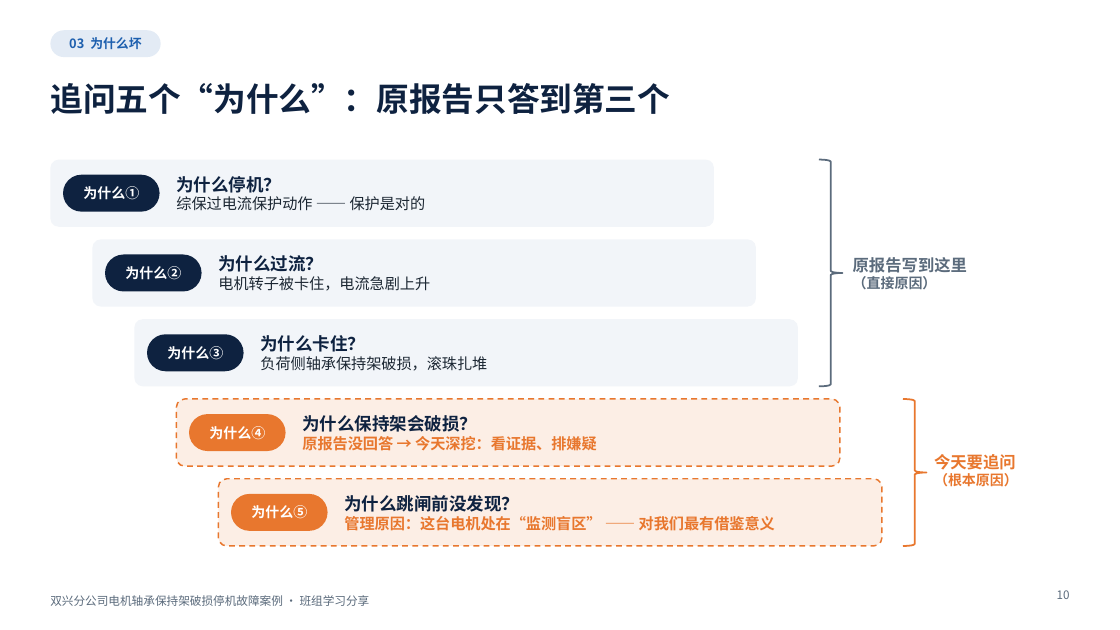
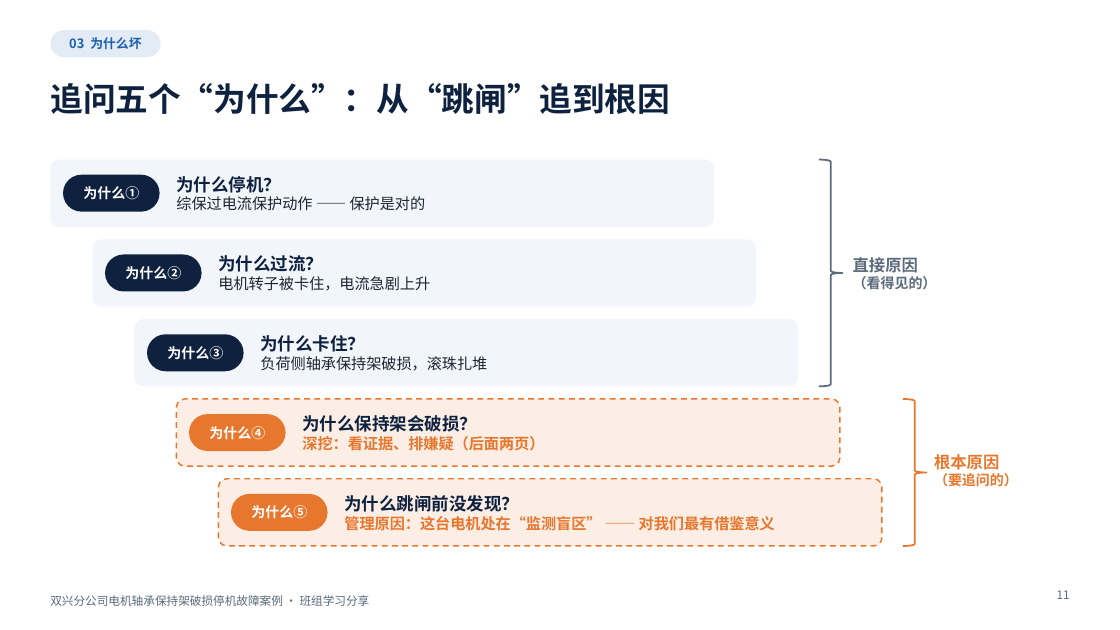
Before and after one commit to tdhvfrtz2r-netizen/YUGAFU, a slide deck: slide 11 of bearing_case_v2/out/bearing_case_v2.pptx (slide 10 before the commit). Drawn at 1120x630 pixels with LibreOffice and Linux fonts; fonts in the diff are those of the drawing; background and template pictures are left out. Boxes give left, top, right and bottom in pixels: in the first picture for what was removed or moved away, otherwise in the second. Text is boxed around its words. In the diff, an @@ line names an element or a change of style, - is before the commit and + after.

```diff
--- a/bearing_case_v2/out/bearing_case_v2.pptx
+++ b/bearing_case_v2/out/bearing_case_v2.pptx
@@ title at (x1=50, y1=83, x2=670, y2=114): text changed @@
-追问五个“为什么”：原报告只答到第三个
+追问五个“为什么”：从“跳闸”追到根因
@@ text at (x1=853, y1=257, x2=937, y2=290): text changed; size 14 to 12 pt @@
-原报告写到这里
-（直接原因）
+直接原因
+（看得见的）
@@ text at (x1=302, y1=436, x2=544, y2=451): text changed @@
-原报告没回答 → 今天深挖：看证据、排嫌疑
+深挖：看证据、排嫌疑（后面两页）
@@ text at (x1=934, y1=454, x2=1018, y2=487): text changed @@
-今天要追问
-（根本原因）
+根本原因
+（要追问的）
@@ page number at (x1=1057, y1=590, x2=1070, y2=599): text changed @@
-10
+11
```
Also in this commit, not shown: 8 other slides changed, 1 slide added, 11 other files.
